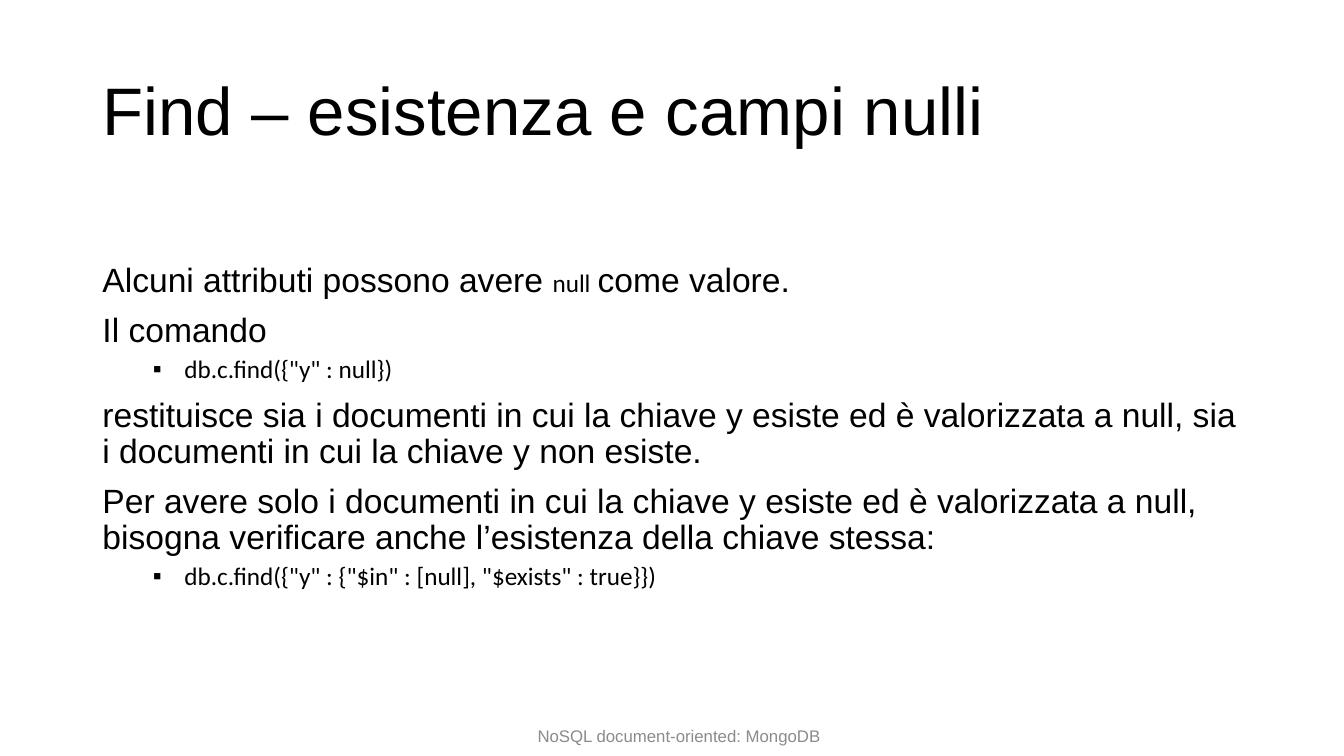
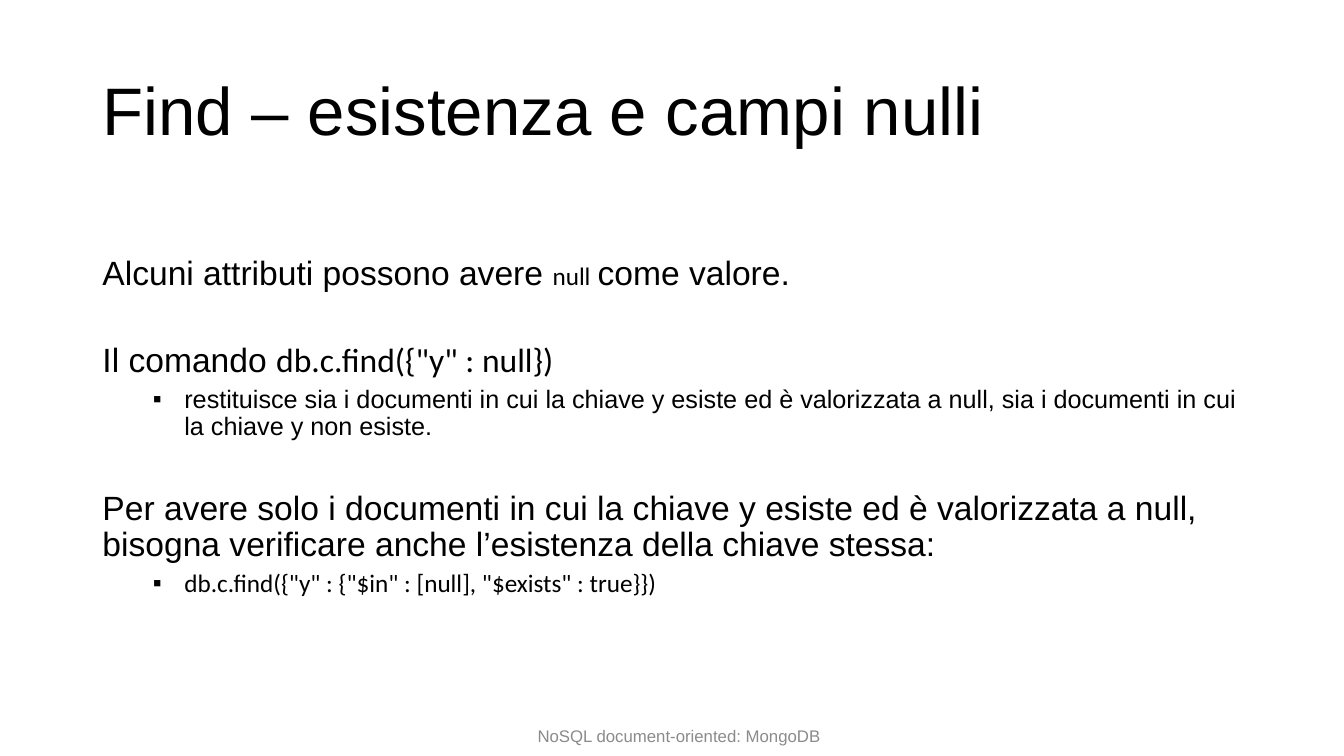
Before and after one commit to w4bo/teaching-seminario-nosql, a slide deck: slide 46 of slides/Document-based db.pptx (slide 45 before the commit). Drawn at 1344x756 pixels with LibreOffice and Linux fonts; fonts in the diff are those of the drawing. Boxes give left, top, right and bottom in pixels: in the first picture for what was removed or moved away, otherwise in the second. Text is boxed around its words. In the diff, an @@ line names an element or a change of style, - is before the commit and + after.

```diff
--- a/slides/Document-based db.pptx
+++ b/slides/Document-based db.pptx
@@ text at [102,347,553,378]: text changed; size 18 to 24 pt @@
-Il comando
-  ▪ db.c.find({"y" : null})
+Il comando db.c.find({"y" : null})
@@ text at [184,389,1235,441]: size 24 to 18 pt in "restituisce sia i documenti in cui la ..."; bullet none to ▪; list level 1 to 2 in "restituisce sia i documenti in ..." @@
```
Also in this commit, not shown: 15 other slides changed, 1 slide added, 2 other files.
